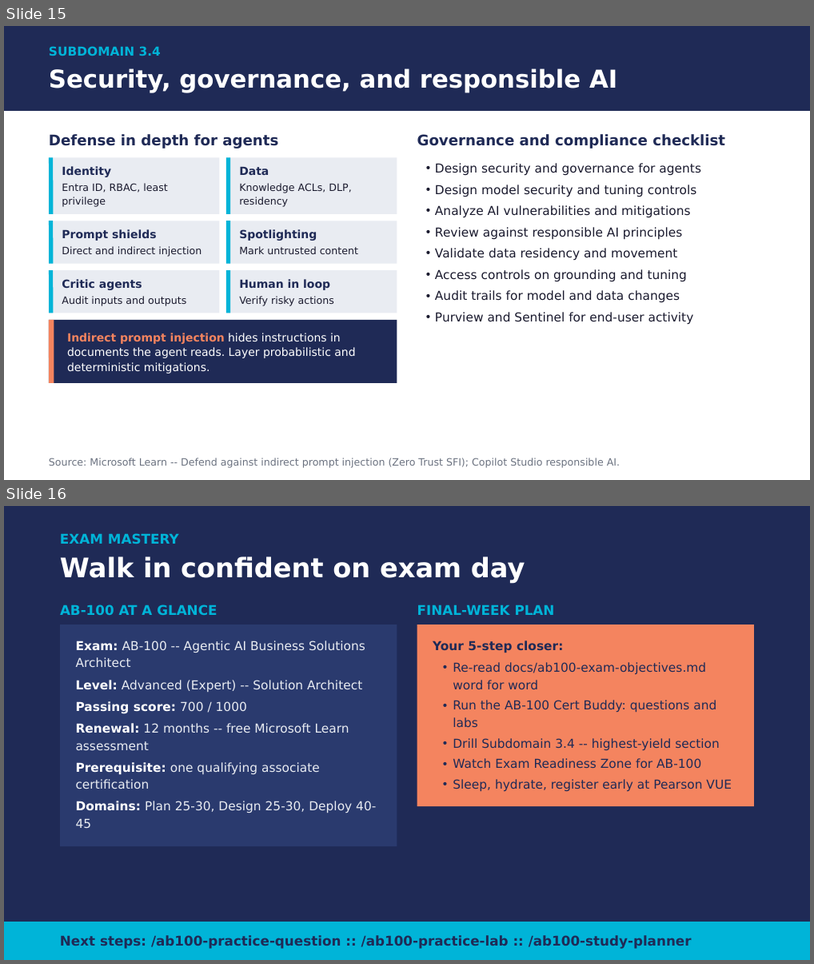
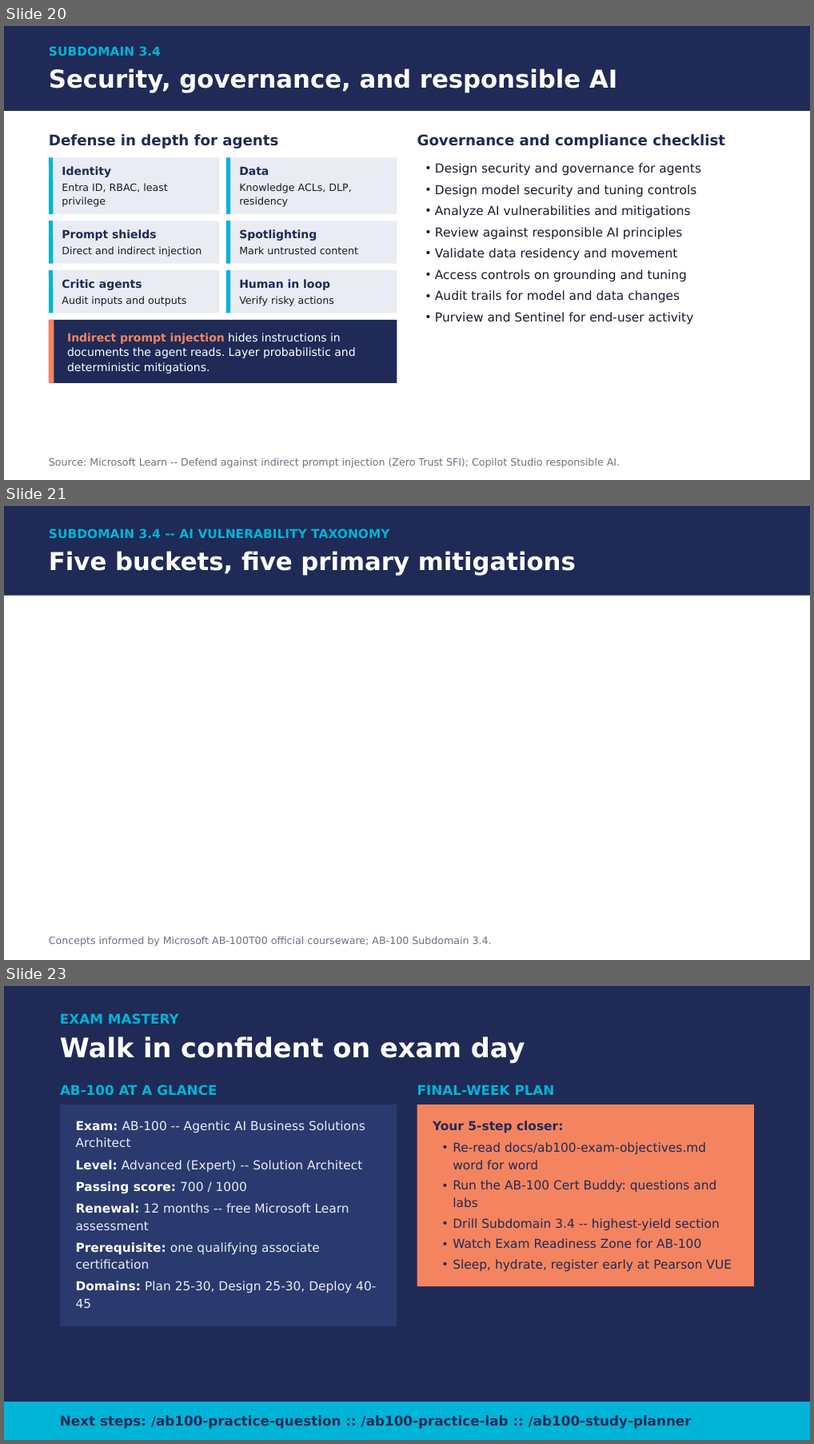
Before and after one commit to timothywarner-org/ab100, a slide deck: docs/ab100-course-deck-april-2026.pptx. Shown one above the other, each under a label of ours: slides 15 and 16 before the commit, slides 20, 21 and 23 after it; the slides between them are not shown. The pictures are 814x964 and 814x1444 pixels, drawn with LibreOffice and Linux fonts; fonts in the diff are those of the drawing. Boxes give left, top, right and bottom in pixels: in the first picture for what was removed or moved away, otherwise in the second. Text is boxed around its words. In the diff, an @@ line names an element or a change of style, - is before the commit and + after.

```diff
--- a/docs/ab100-course-deck-april-2026.pptx
+++ b/docs/ab100-course-deck-april-2026.pptx
@@ slide 21 added at (4, 506, 810, 960), background #FFFFFF @@
@@ rectangle added at (4, 506, 810, 596), fill #1F2A56 @@
@@ text added at (49, 528, 390, 538), 11 pt, text #00B4D8, bold @@
+SUBDOMAIN 3.4 -- AI VULNERABILITY TAXONOMY
@@ text added at (49, 551, 576, 576), 22 pt, text #FFFFFF, bold @@
+Five buckets, five primary mitigations
@@ text added at (49, 936, 492, 946), 9 pt, text #6B7280 @@
+Concepts informed by Microsoft AB-100T00 official courseware; AB-100 Subdomain 3.4.
@@ what was slide 15 is now slide 20 @@
@@ what was slide 16 is now slide 23 @@
```
Also in this commit, not shown: 5 slides changed, 7 other slides added, 1 slide removed, 41 other files.
